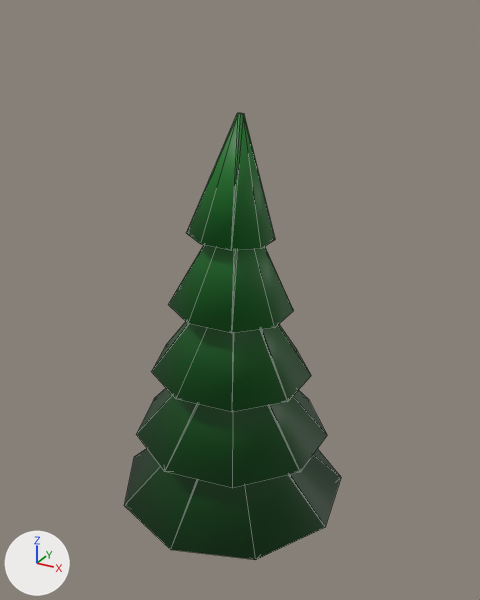
A saved change to the glTF model apps/web/public/models/conifer.glb.
Both versions are drawn from a camera (50 mm lens) standing at (1.124, -1.975, 1.998) and looking at (0.027, 0.018, 1.001). Lighting does not change. The marker at lower left points along +X, +Y and +Z. The picture after the commit comes second. Mesh edges are drawn as thin lines. Vertices at exactly the same position are counted once.

Script lines for the objects in view, before the commit:
```python
me_conifer = bpy.data.meshes.new('conifer')
me_conifer.from_pydata(...)  # 102 vertices, 180 faces; spans x -0.45..0.45, y -0.46..0.43, z 0.0..1.68
me_conifer.materials.append(mat_defaultmaterial)
ob_conifer = bpy.data.objects.new('conifer', me_conifer)
ob_conifer.location = (0.0, 0.0, 0.0)
```
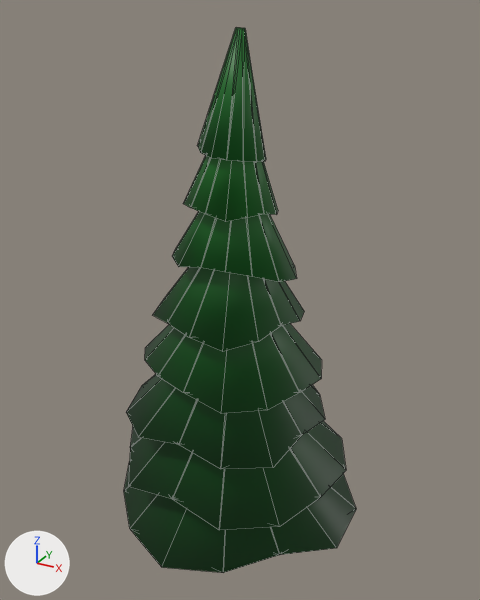
What differs and where, as boxes [x1, y1, x2, y2] in the pictures (480 x 600 px):
```json
{"object": "conifer", "change": "reshaped", "before": [124, 113, 341, 560], "after": [124, 27, 356, 573], "on screen": "7% wider, 22% taller"}
{"part": 1, "of": "me_conifer", "change": "rebuilt", "before": [168, 245, 294, 333], "after": [153, 267, 304, 351], "on screen": "20% wider"}
{"part": 2, "of": "me_conifer", "change": "rebuilt", "before": [124, 449, 341, 560], "after": [124, 466, 356, 573], "on screen": "7% wider"}
{"part": 3, "of": "me_conifer", "change": "rebuilt", "before": [186, 113, 275, 251], "after": [183, 156, 278, 222]}
{"part": 4, "of": "me_conifer", "change": "rebuilt", "before": [136, 388, 327, 488], "after": [126, 374, 325, 469]}
{"part": 5, "of": "me_conifer", "change": "added", "after": [128, 421, 346, 530], "on screen": "green"}
{"part": 6, "of": "me_conifer", "change": "added", "after": [172, 212, 297, 282], "on screen": "green"}
{"part": 7, "of": "me_conifer", "change": "added", "after": [198, 27, 266, 162], "on screen": "green"}
{"part": 8, "of": "me_conifer", "change": "built on", "before": [152, 322, 311, 412], "after": [145, 324, 322, 414]}
```

Edits to the scene script, one JSON object a line:
```json
{"block": "me_conifer", "where": "# used by ob_conifer; location = (0.0, 0.0, 0.0)"}
{"op": "remove", "block": "me_conifer", "code": "me_conifer.from_pydata(...)  # 102 vertices, 180 faces; spans x -0.45..0.45, y -0.46..0.43, z 0.0..1.68"}
{"op": "add", "block": "me_conifer", "code": "me_conifer.from_pydata(...)  # 238 vertices, 440 faces; spans x -0.5..0.52, y -0.52..0.5, z 0.0..1.94"}
{"block": "me_conifer", "change": "me_conifer part 1: the loose piece of 18 vertices spanning x -0.23..0.22, y -0.23..0.23, z 0.97..1.41 is rebuilt with 28 vertices and now spans x -0.27..0.26, y -0.28..0.28, z 0.94..1.34"}
{"block": "me_conifer", "change": "me_conifer part 2: the loose piece of 18 vertices spanning x -0.45..0.45, y -0.46..0.43, z 0.18..0.6 is rebuilt with 28 vertices and now spans x -0.5..0.52, y -0.52..0.5, z 0.14..0.54"}
{"block": "me_conifer", "change": "me_conifer part 3: the loose piece of 18 vertices spanning x -0.16..0.15, y -0.16..0.16, z 1.25..1.68 is rebuilt with 28 vertices and now spans x -0.16..0.16, y -0.16..0.17, z 1.34..1.74"}
{"block": "me_conifer", "change": "me_conifer part 4: the loose piece of 18 vertices spanning x -0.38..0.36, y -0.38..0.38, z 0.44..0.87 is rebuilt with 28 vertices and now spans x -0.4..0.37, y -0.37..0.43, z 0.52..0.94"}
{"block": "me_conifer", "change": "me_conifer part 5: a new loose piece of 28 vertices spanning x -0.44..0.46, y -0.44..0.44, z 0.33..0.74, in mat_defaultmaterial"}
{"block": "me_conifer", "change": "me_conifer part 6: a new loose piece of 28 vertices spanning x -0.23..0.24, y -0.2..0.2, z 1.12..1.54, in mat_defaultmaterial"}
{"block": "me_conifer", "change": "me_conifer part 7: a new loose piece of 28 vertices spanning x -0.11..0.12, y -0.12..0.12, z 1.52..1.94, in mat_defaultmaterial"}
{"block": "me_conifer", "change": "me_conifer part 8"}
{"block": "me_conifer", "change": "15 vertices are removed from x -0.31..0.29, y -0.31..0.31, z 0.71..1.14"}
{"block": "me_conifer", "change": "32 faces are deleted"}
{"block": "me_conifer", "change": "25 vertices are added at x -0.36..0.35, y -0.33..0.34, z 0.72..1.14"}
{"block": "me_conifer", "change": "52 new faces join them"}
{"block": "me_conifer", "change": "other edits to the shape of me_conifer do not show in these pictures"}
```
